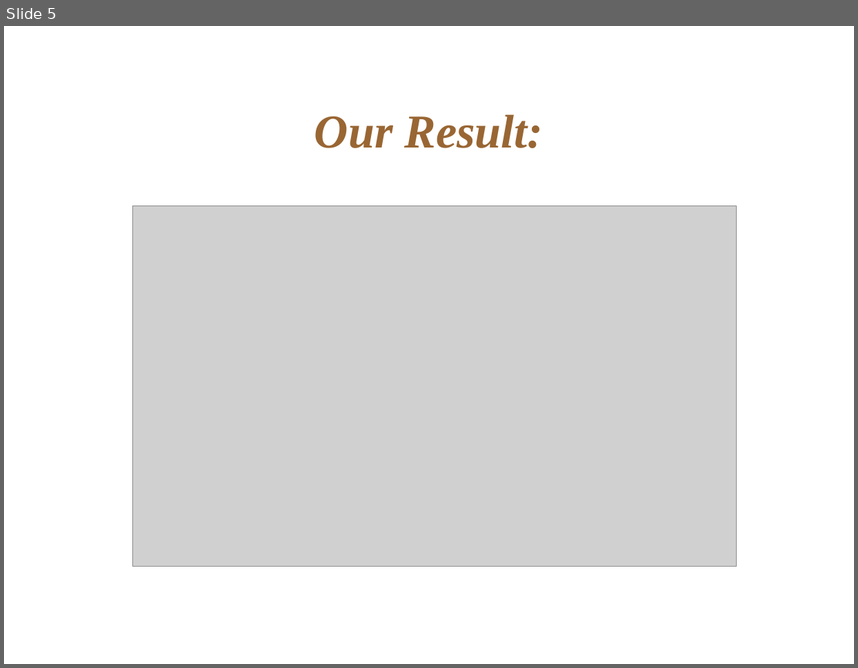
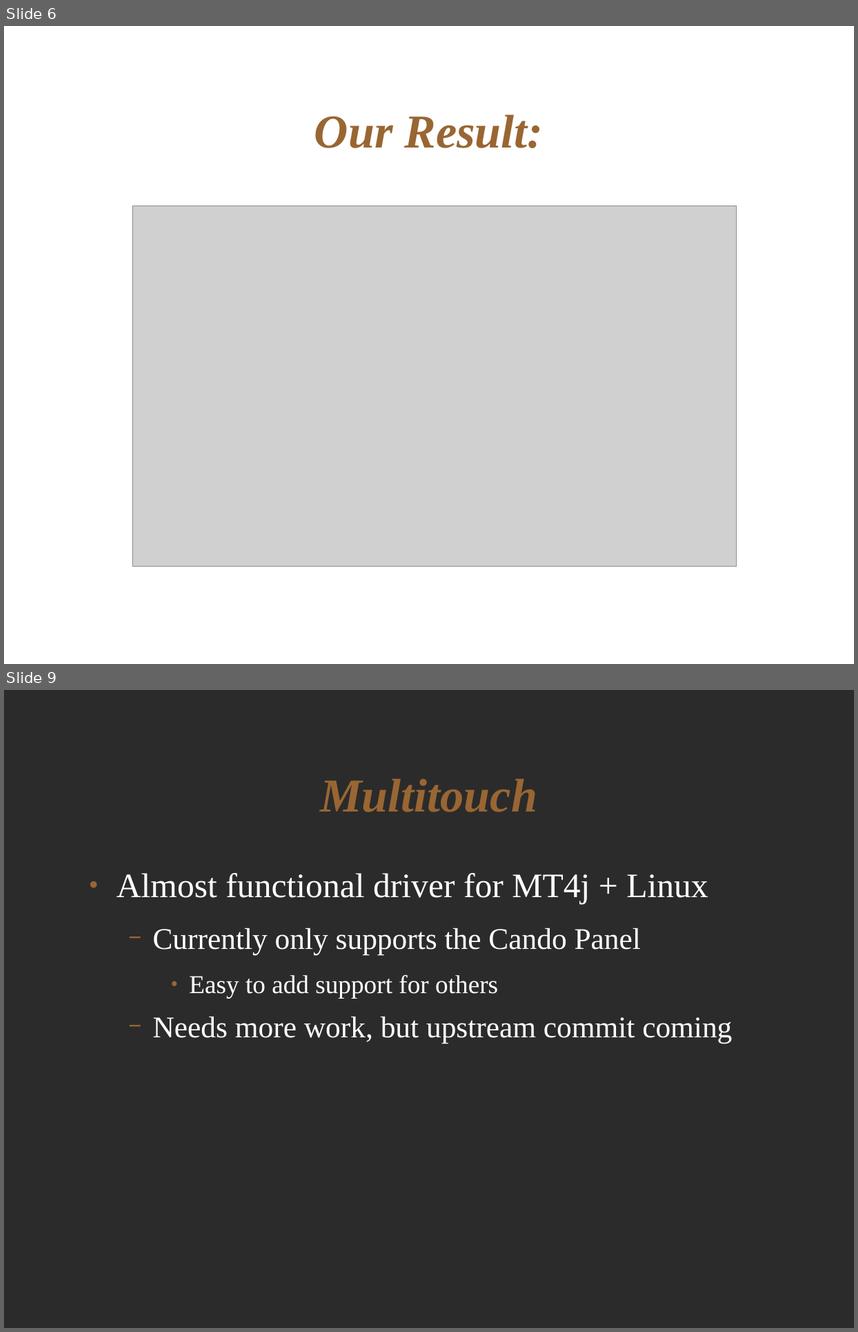
Before and after one commit to cassandracomar/VAFusion2, a slide deck: doc/final_slides.odp. Shown one above the other, each under a label of ours: slide 5 before the commit, slides 6 and 9 after it; the slides between them are not shown. The pictures are 858x668 and 858x1332 pixels, drawn with LibreOffice and Linux fonts; fonts in the diff are those of the drawing; grey boxes stand for pictures; background and template pictures are left out; a plain dark background stands for a picture behind light text. Boxes give left, top, right and bottom in pixels: in the first picture for what was removed or moved away, otherwise in the second. Text is boxed around its words. In the diff, an @@ line names an element or a change of style, - is before the commit and + after.

```diff
--- a/doc/final_slides.odp
+++ b/doc/final_slides.odp
@@ slide 9 added at [4, 690, 854, 1328], background picture (left out) @@
@@ title added at [320, 778, 537, 812], 44 pt, text #996633, bold, italic @@
+Multitouch
@@ text added at [116, 873, 732, 1043], 28 pt, text #FFFFFF @@
+● Almost functional driver for MT4j + Linux
+  − Currently only supports the Cando Panel
+    ● Easy to add support for others
+  − Needs more work, but upstream commit coming
@@ what was slide 5 is now slide 6 @@
```
Also in this commit, not shown: 9 other slides added.
